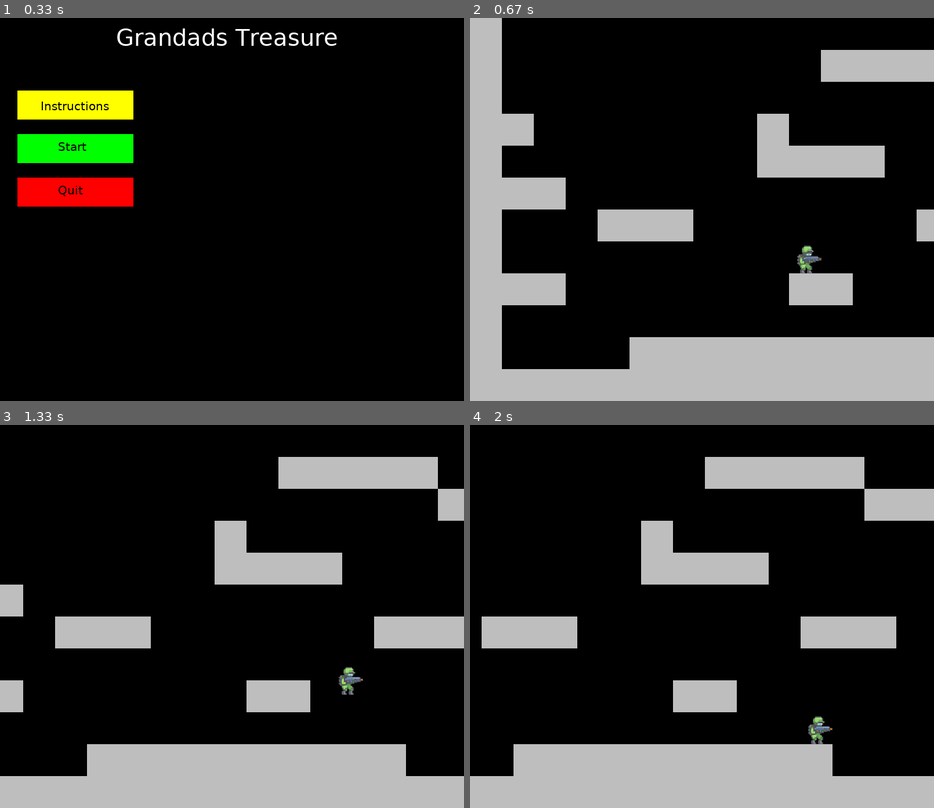
Above: before the commit, frames 1-4 (two rows, left to right).
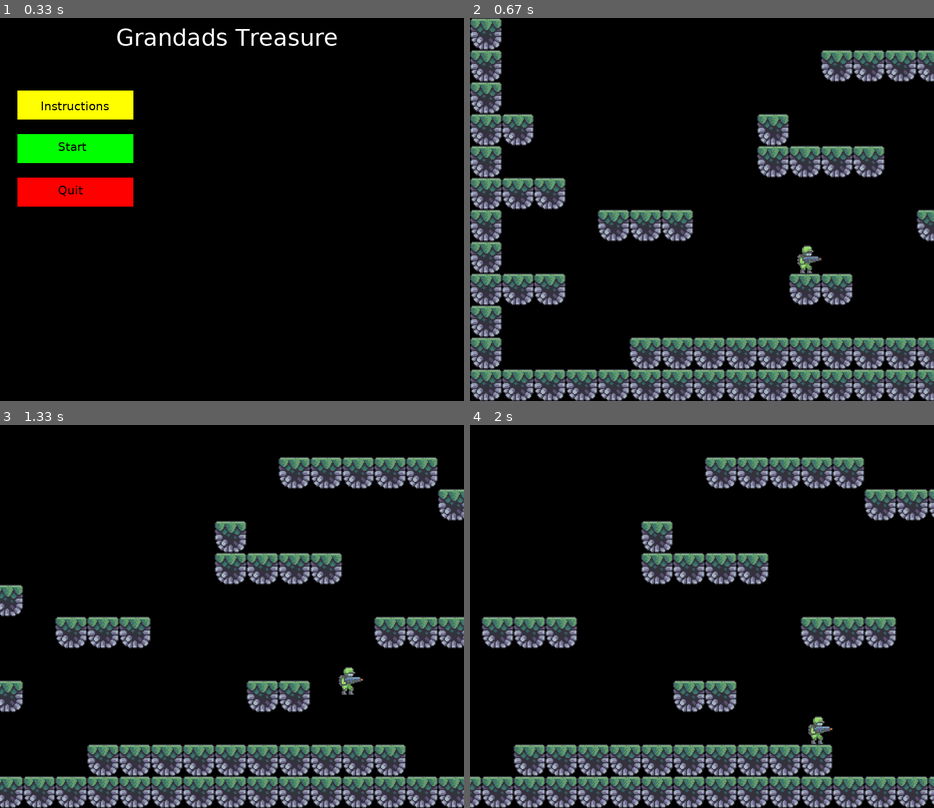
Above: after the commit, the same moments.

Repository: TheoTheobald/PyGame_Group_Project
Game: pygame game, started from theo_first_test/main.py
Same seed, same stepped clock (60 frames per second), same inputs: the game is played once before the commit and once after it.
Inputs (mouse positions are in pixels of both pictures, inside the frame that each line leads up to):
- Up to frame 1 (0.33 s): no input
- Up to frame 2 (0.67 s): click "Start" at 0.38 s
- Up to frame 3 (1.33 s): hold Right 0.67-1.13 s; move the mouse to (232, 643) at 0.7 s; hold Up from 1.17 s (still down)
- Up to frame 4 (2 s): release Up at 1.47 s; hold Right 1.5-1.97 s

Frame 1 is identical in both runs. In frame 2, 30% of the frame differs, in the area x 0-100%, y 0-100%; in frame 3, 24%; in frame 4, 24%.

Commit message:
added terrain

Diff:
--- a/theo_first_test/level.py
+++ b/theo_first_test/level.py
@@ -75,6 +75,8 @@
 
 
     def run(self):
+
+
         # Level stuff
         self.tiles.update(self.scrollSpeed)
         self.tiles.draw(self.displaySurface)
--- a/theo_first_test/main.py
+++ b/theo_first_test/main.py
@@ -16,9 +16,7 @@
 clock = pygame.time.Clock()
 level = Level(levelLayout, scrn)
 
-#add music from https://freemusicarchive.org/
-pygame.mixer.music.load("music/bgm1.mp3") # Defrini - The Chonker
-pygame.mixer.music.play(loops=-1)
+
 pygame.display.set_caption('Grandads Treasure')
 font = pygame.font.SysFont("Verdana", 20)
 
@@ -69,7 +67,7 @@
                 pygame.quit()
                 sys.exit()
             if event.type == pygame.KEYDOWN:#detects if key pressed
-                if event.key == ESCAPE:
+                if event.key == pygame.K_ESCAPE:
                     pygame.quit()
                     sys.exit()
             if event.type == pygame.MOUSEBUTTONDOWN: #if the button is pressed
@@ -88,18 +86,30 @@
                 pygame.quit()
                 sys.exit()
             if event.type == pygame.KEYDOWN:
-                if event.key == K_ESCAPE:
+                if event.key == pygame.K_ESCAPE:
                     running = False
 
         pygame.display.update()
         clock.tick(60)
 
+def music():
+    #add music from https://freemusicarchive.org/
+    pygame.mixer.music.load("music/bgm1.mp3") # Defrini - The Chonker
+    pygame.mixer.music.play(loops=-1)
+
 def game():
+
+    music()
     while True:
         for event in pygame.event.get():
+            if event.type == pygame.KEYDOWN:
+                if event.key == pygame.K_ESCAPE:
+                    pygame.mixer.music.stop()
+                    menu()
             if event.type == pygame.QUIT:
                 pygame.quit()
                 sys.exit()
+
 
 
 
--- a/theo_first_test/tiles.py
+++ b/theo_first_test/tiles.py
@@ -11,9 +11,8 @@
 
 class Tile(pygame.sprite.Sprite):
     def __init__(self, pos, size):
-        pygame.sprite.Sprite.__init__(self)
-        self.image = pygame.Surface((size, size))
-        self.image.fill('grey')
+        super().__init__()
+        self.image = pygame.image.load("images/level/level.png")
         self.rect = self.image.get_rect(topleft = pos)
 
     def update(self, xShift):
Binary file added: theo_first_test/images/level/level.png
Not shown, added: theo_first_test/images/.DS_Store
